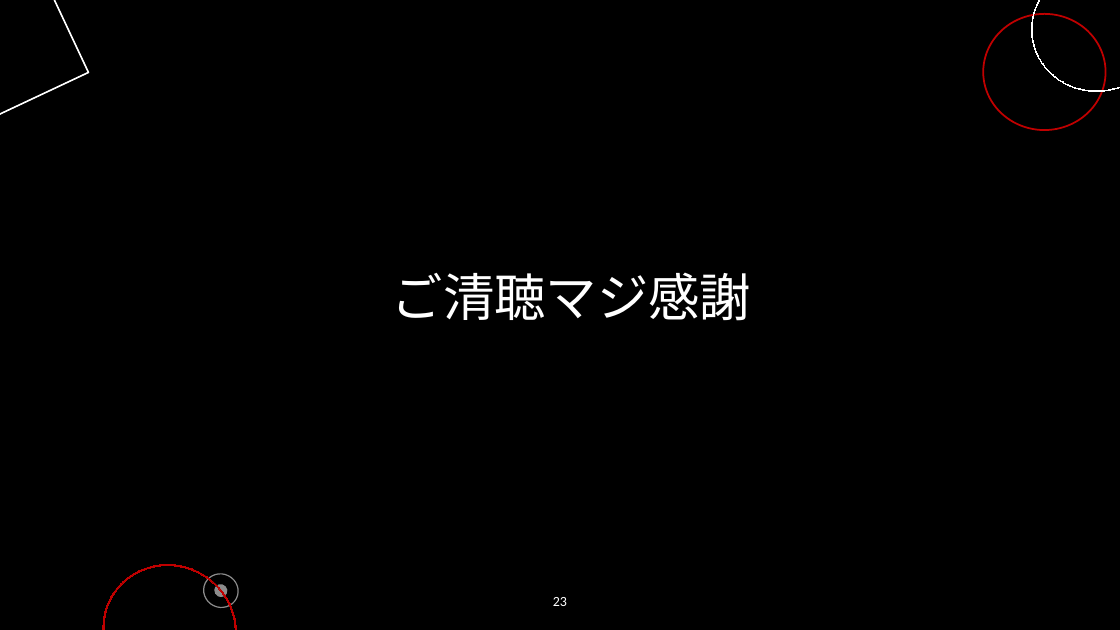
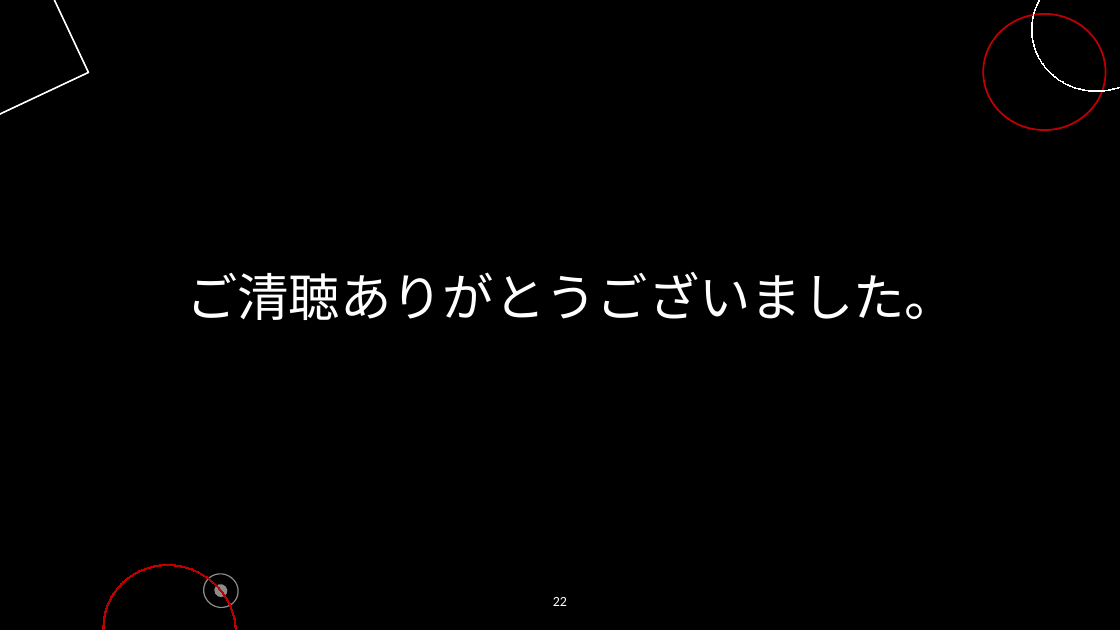
Before and after one commit to 2022java42-student022/document, a slide deck: slide 22 of 成果プレゼン資料/研修プレゼン - コピー.pptx (slide 23 before the commit). Drawn at 1120x630 pixels with LibreOffice and Linux fonts; fonts in the diff are those of the drawing. Boxes give left, top, right and bottom in pixels: in the first picture for what was removed or moved away, otherwise in the second. Text is boxed around its words. In the diff, an @@ line names an element or a change of style, - is before the commit and + after.

```diff
--- a/成果プレゼン資料/研修プレゼン - コピー.pptx
+++ b/成果プレゼン資料/研修プレゼン - コピー.pptx
@@ text at [186,272,956,320]: text changed @@
-ご清聴マジ感謝
+ご清聴ありがとうございました。
@@ page number at [553,597,567,606]: text changed @@
-23
+22
```
Also in this commit, not shown: 7 other slides changed.
